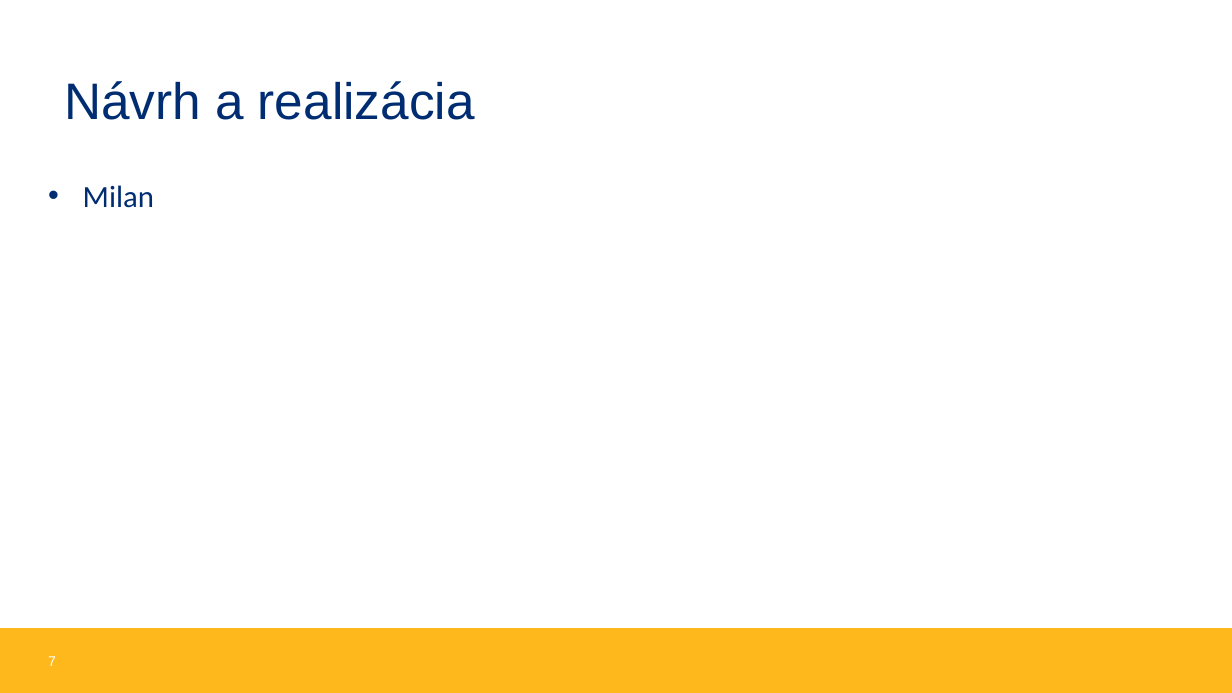
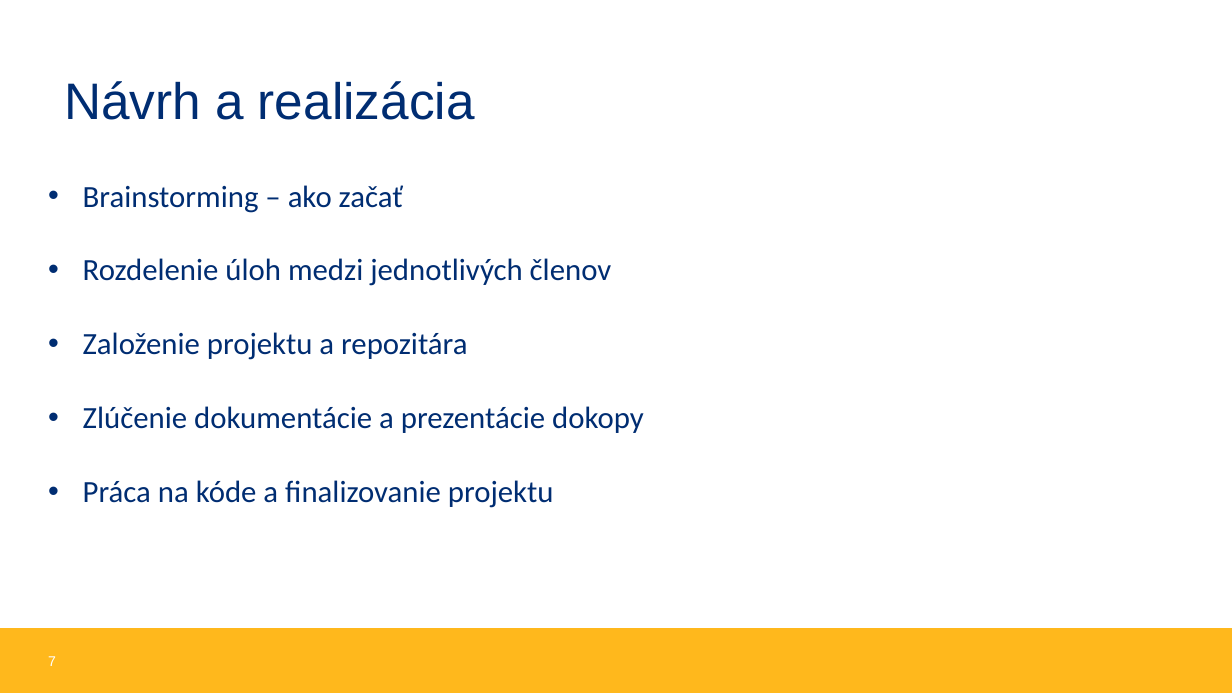
Before and after one commit to MilanOzaniak/Frogger_STV_16, a slide deck: slide 7 of technicka dokumentacia a prezentacia/Prezentácia Frogger.pptx. Drawn at 1232x693 pixels with LibreOffice and Linux fonts; fonts in the diff are those of the drawing; background and template pictures are left out. Boxes give left, top, right and bottom in pixels: in the first picture for what was removed or moved away, otherwise in the second. Text is boxed around its words. In the diff, an @@ line names an element or a change of style, - is before the commit and + after.

```diff
--- a/technicka dokumentacia a prezentacia/Prezentácia Frogger.pptx
+++ b/technicka dokumentacia a prezentacia/Prezentácia Frogger.pptx
@@ text removed at (83,185,154,208) @@
-• Milan
@@ text added at (83,185,644,508), 24 pt, text #002D72 @@
+• Brainstorming – ako začať
+• Rozdelenie úloh medzi jednotlivých členov
+• Založenie projektu a repozitára
+• Zlúčenie dokumentácie a prezentácie dokopy
+• Práca na kóde a finalizovanie projektu
```
Also in this commit, not shown: 1 other slide changed, 1 slide added.
